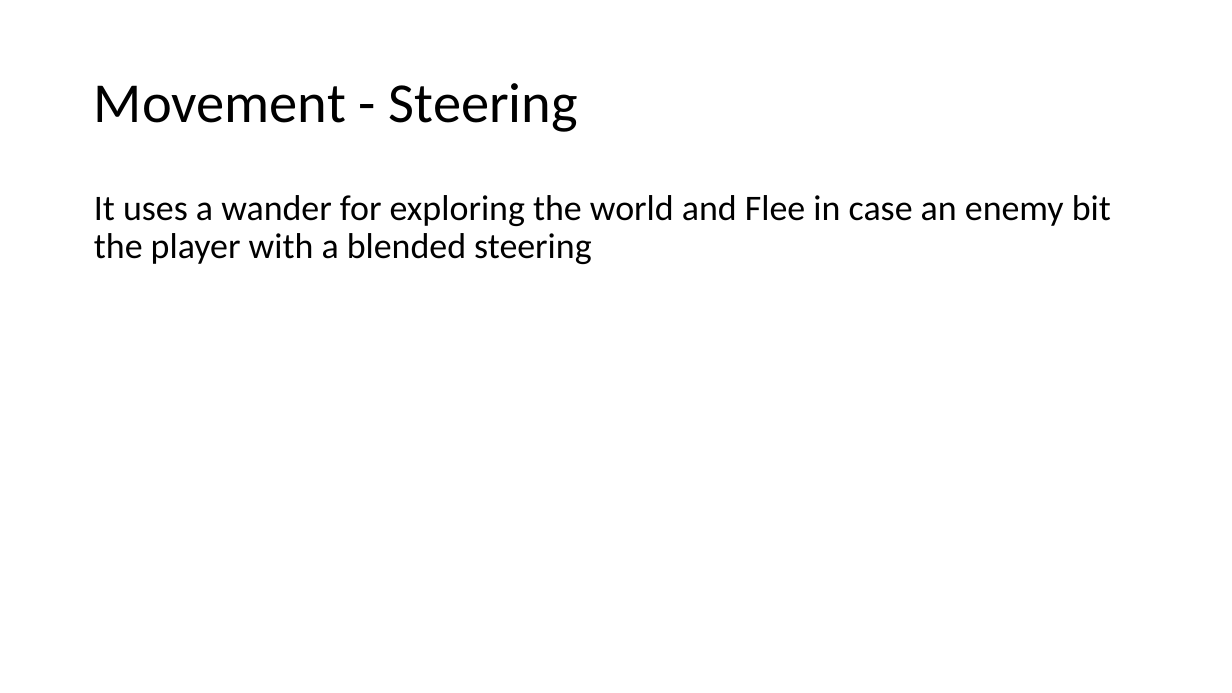
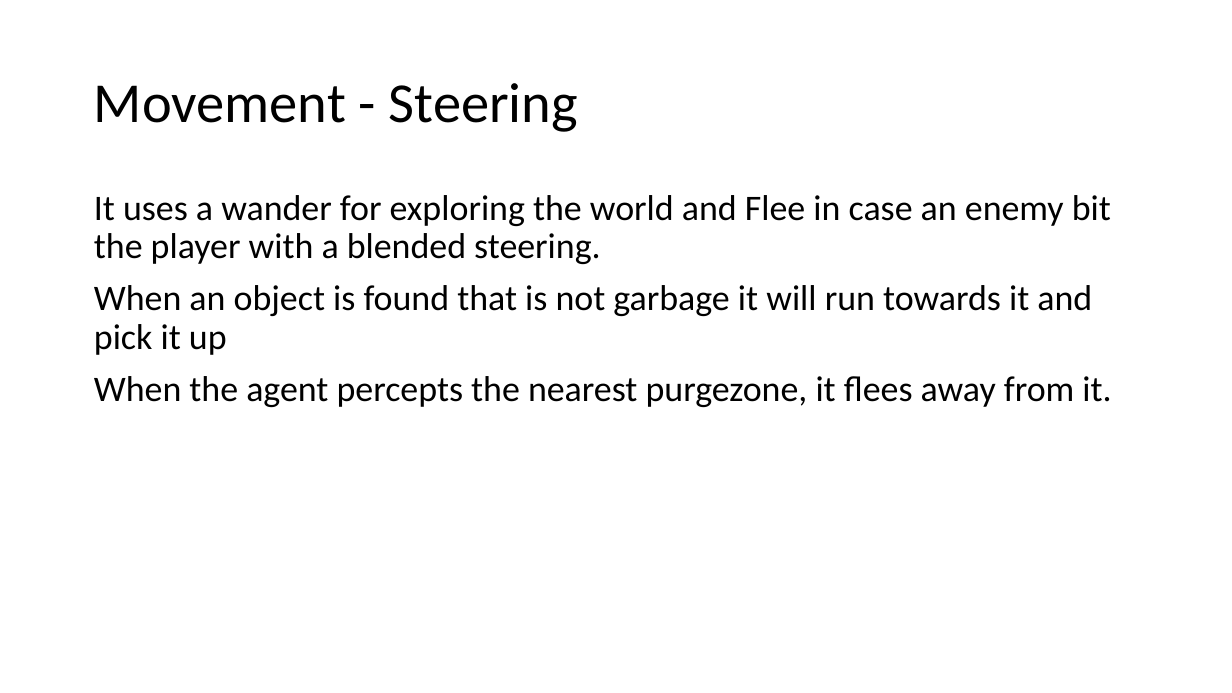
Before and after one commit to DAE-GD-2025-2026/gameai-zombie-deliewout, a slide deck: slide 5 of GPP_ZombieAI_DelieWout_2DAE19.pptx. Drawn at 1232x693 pixels with LibreOffice and Linux fonts; fonts in the diff are those of the drawing. Boxes give left, top, right and bottom in pixels: in the first picture for what was removed or moved away, otherwise in the second. Text is boxed around its words. In the diff, an @@ line names an element or a change of style, - is before the commit and + after.

Commit message:
Small update to the PPT

```diff
--- a/GPP_ZombieAI_DelieWout_2DAE19.pptx
+++ b/GPP_ZombieAI_DelieWout_2DAE19.pptx
@@ text at (x1=94, y1=195, x2=1111, y2=407): text changed @@
-It uses a wander for exploring the world and Flee in case an enemy bit the player with a blended steering
+It uses a wander for exploring the world and Flee in case an enemy bit the player with a blended steering.
+When an object is found that is not garbage it will run towards it and pick it up
+When the agent percepts the nearest purgezone, it flees away from it.
```
Also in this commit, not shown: 2 other slides changed, 1 slide removed.
